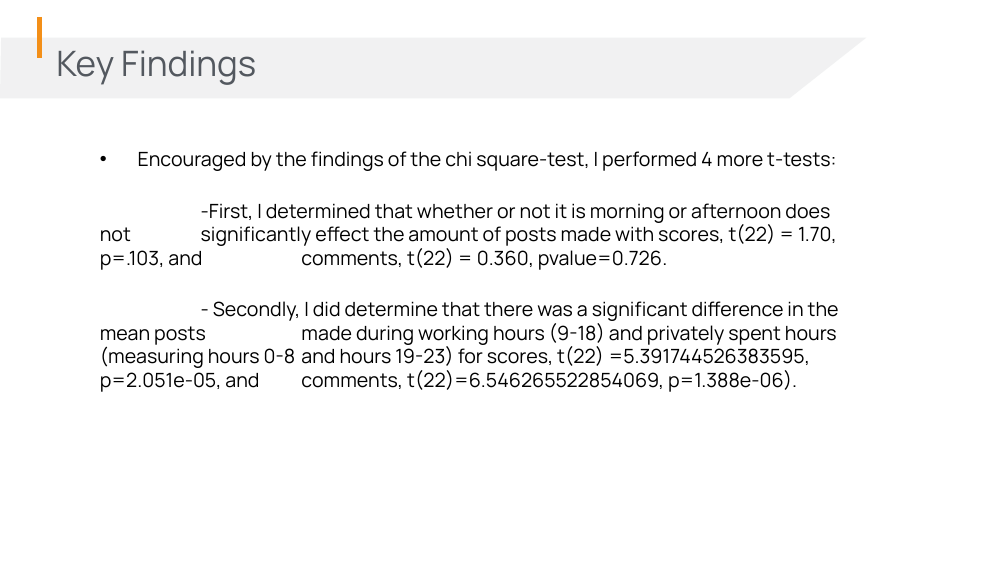
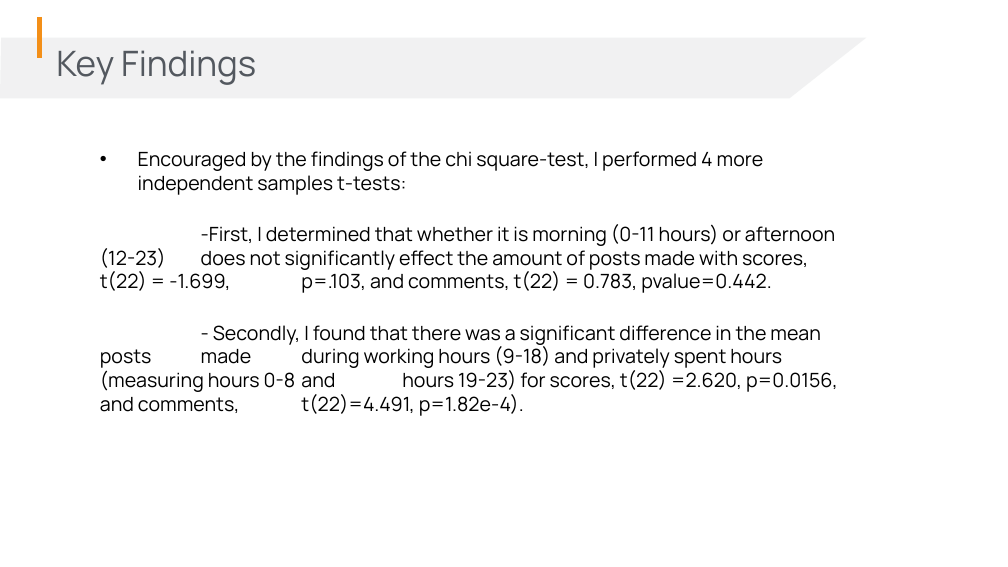
Before and after one commit to Jameshskelton/Simple-Reddit-Scraper, a slide deck: slide 6 of G103-capstone-1-pres-draft-1.pptx. Drawn at 1008x567 pixels with LibreOffice and Linux fonts; fonts in the diff are those of the drawing; background and template pictures are left out. Boxes give left, top, right and bottom in pixels: in the first picture for what was removed or moved away, otherwise in the second. Text is boxed around its words. In the diff, an @@ line names an element or a change of style, - is before the commit and + after.

```diff
--- a/G103-capstone-1-pres-draft-1.pptx
+++ b/G103-capstone-1-pres-draft-1.pptx
@@ text at box(100, 151, 838, 416): text changed @@
-• Encouraged by the findings of the chi square-test, I performed 4 more t-tests:
-  -First, I determined that whether or not it is morning or afternoon does not significantly effect the amount of posts made with scores, t(22) = 1.70, p=.103, and comments, t(22) = 0.360, pvalue=0.726.
-  - Secondly, I did determine that there was a significant difference in the mean posts made during working hours (9-18) and privately spent hours (measuring hours 0-8 and hours 19-23) for scores, t(22) =5.391744526383595, p=2.051e-05, and comments, t(22)=6.546265522854069, p=1.388e-06).
+• Encouraged by the findings of the chi square-test, I performed 4 more independent samples t-tests:
+-First, I determined that whether it is morning (0-11 hours) or afternoon (12-23) does not significantly effect the amount of posts made with scores, t(22) = -1.699, p=.103, and comments, t(22) = 0.783, pvalue=0.442.
+- Secondly, I found that there was a significant difference in the mean posts made during working hours (9-18) and privately spent hours (measuring hours 0-8 and hours 19-23) for scores, t(22) =2.620, p=0.0156, and comments, t(22)=4.491, p=1.82e-4).
```
Also in this commit, not shown: 3 other slides changed, 1 other file.
